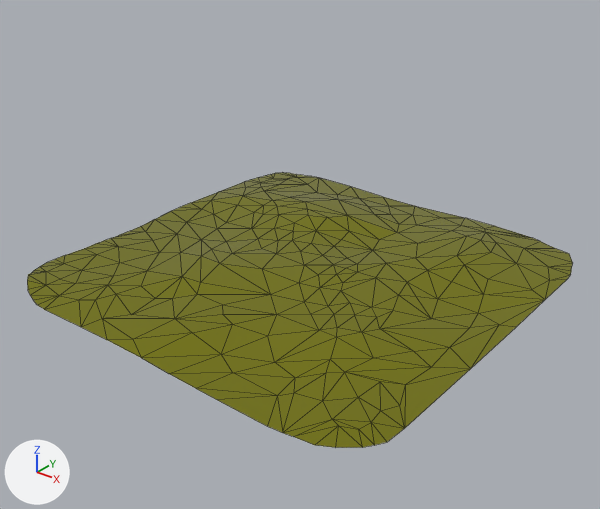
A saved change to the glTF model models/Ground.glb.
Camera for both pictures: a camera (50 mm lens) standing at (32.1, -40.7, 25.7) and looking at (-0.4, -0.1, 0.4). Lighting does not change. The marker at lower left points along +X, +Y and +Z. Mesh edges are drawn as thin lines. Where no turn or scale is listed for an object, it has been applied to the vertices. Vertices at the same position are counted once.

The first picture shows 'Ground_01'.
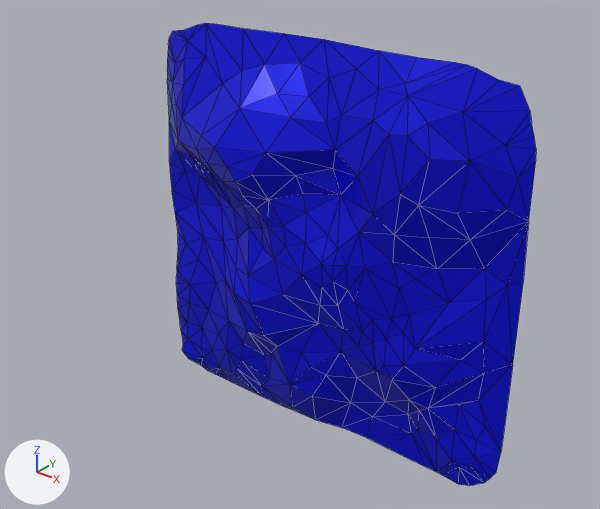
Where the newer file only moved an object's origin or applied its transform, the numbers keep the older frame.

What differs and where, as boxes [x1, y1, x2, y2] in the pictures (600 x 509 px):
'Ground_01', surface changed, reshaped (yellow to blue, 32% narrower, 68% taller): before [27, 172, 573, 448]; after [167, 23, 536, 486]

The edits, one by one:
In material 'Nature_Mat_01' (mat_nature_mat_01), texture is no longer img_base_color_texture.
In material 'Nature_Mat_01' (mat_nature_mat_01), base_color is now set to (0.0, 0.0033, 0.8), blue #000be7.
me_ground_01 has 257 vertices, 440 faces and spans x -14.9..14.9, y -14.9..14.9, z 0.0..1.3.
me_ground_01 is used by ob_ground_01; location (0.0, 0.0, -0.8).
me_ground_01 part 1: the whole mesh is multiplied about its middle by the matrix ((1.0, 0.0, 0.0), (0.0, 0.0, -3.695), (0.0, 1.0, 0.0)), then moved by (0.0, 0.1, 0.2).
